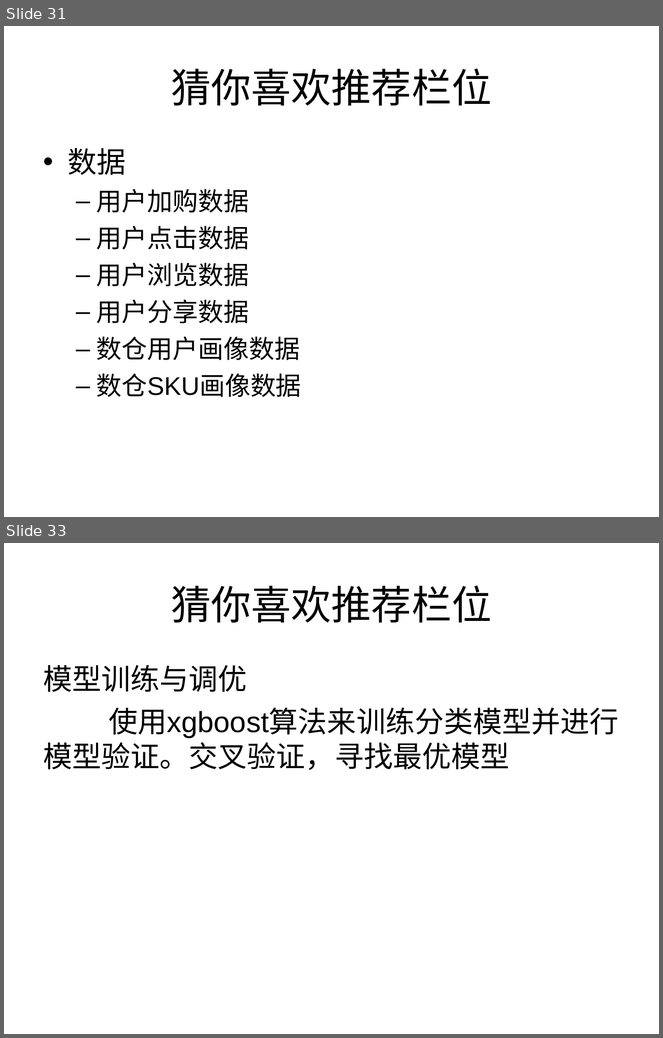
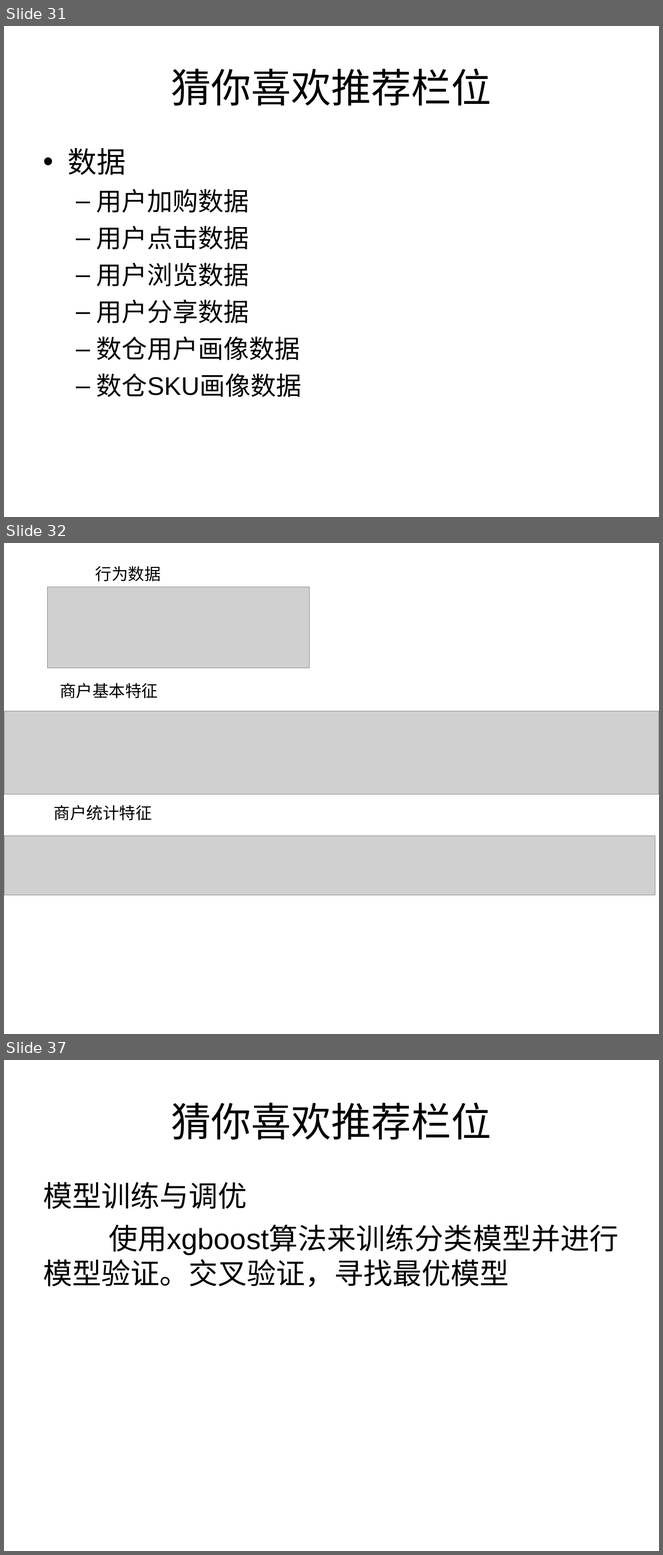
Before and after one commit to zhijie-ai/RL, a slide deck: rl-rec-practice/topk/code/AI的过去现在及未来.ppt. Shown one above the other, each under a label of ours: slides 31 and 33 before the commit, slides 31, 32 and 37 after it; the slides between them are not shown. The pictures are 663x1038 and 663x1555 pixels, drawn with LibreOffice and Linux fonts; fonts in the diff are those of the drawing; grey boxes stand for pictures. Boxes give left, top, right and bottom in pixels: in the first picture for what was removed or moved away, otherwise in the second. Text is boxed around its words. In the diff, an @@ line names an element or a change of style, - is before the commit and + after.

```diff
--- a/rl-rec-practice/topk/code/AI的过去现在及未来.ppt
+++ b/rl-rec-practice/topk/code/AI的过去现在及未来.ppt
@@ slide 32 added at (x1=4, y1=543, x2=659, y2=1034), background #FFFFFF @@
@@ text added at (x1=96, y1=566, x2=161, y2=581), 18 pt, text #000000 @@
+行为数据
@@ picture added at (x1=47, y1=587, x2=309, y2=668) @@
@@ text added at (x1=60, y1=683, x2=158, y2=698), 18 pt, text #000000 @@
+商户基本特征
@@ picture added at (x1=4, y1=711, x2=659, y2=795) @@
@@ text added at (x1=54, y1=805, x2=152, y2=821), 18 pt, text #000000 @@
+商户统计特征
@@ picture added at (x1=4, y1=836, x2=655, y2=895) @@
@@ what was slide 33 is now slide 37 @@
```
Also in this commit, not shown: 1 slide changed, 4 other slides added.
